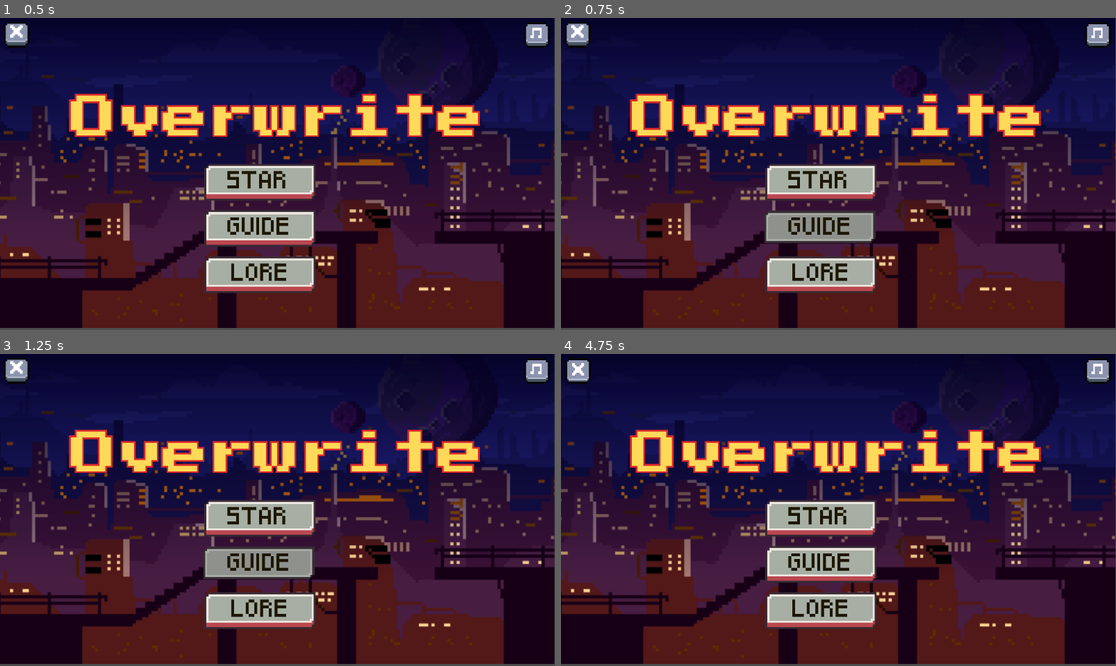
Above: before the commit, frames 1-4 (two rows, left to right).
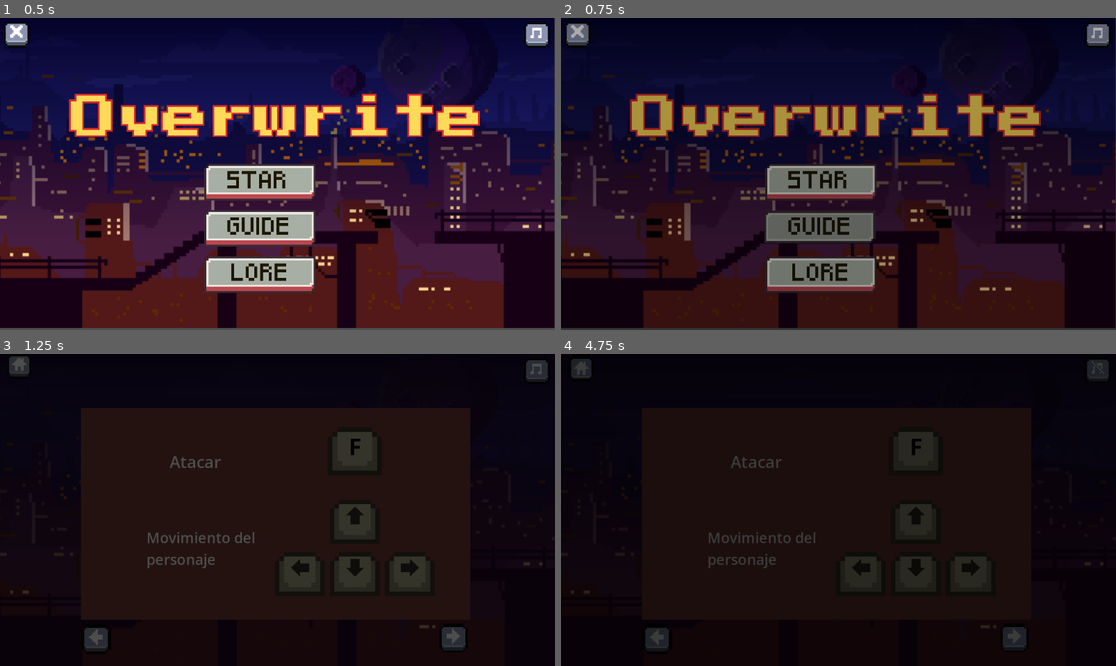
Above: after the commit, the same moments.

Repository: Vaab101007/LabDatos2
Game: Godot game, scene res://inicio/inicio.tscn
Two runs of this game, one before a commit and one after it. Both use one fixed random seed, a clock stepped at 60 frames per second and the inputs below. The project has no main scene, so this scene is started directly.
Inputs (mouse positions are in pixels of both pictures, inside the frame that each line leads up to):
- Up to frame 1 (0.5 s): no input
- Up to frame 2 (0.75 s): click (821, 233) at 0.5 s
- Up to frame 3 (1.25 s): no input
- Up to frame 4 (4.75 s): click (1016, 637) at 1.27 s; click (655, 641) at 2.02 s; click (1099, 369) at 2.75 s; click (821, 616) at 3.52 s; click (588, 366) at 4.27 s

Frame 1 is identical in both runs. In frame 2, 36% of the frame differs, in the area x 0-100%, y 1-100%; in frame 3, 89%; in frame 4, 90%, in the area x 0-100%, y 0-100%.
Error before the commit: Parse Error: Identifier "AudioManager" not declared in the current scope. (res://inicio/inicio.gd:4)

Commit message:
inicio

Diff:
--- /dev/null
+++ b/SceneTransitions.tscn
@@ -0,0 +1,3 @@
+[gd_scene format=3 uid="uid://cu5nyrqpmaib3"]
+
+[node name="SceneTransitions" type="Node"]
--- /dev/null
+++ b/Transicion.tscn
@@ -0,0 +1,3 @@
+[gd_scene format=3 uid="uid://lsmwb4otabub"]
+
+[node name="Transicion" type="Node2D"]
--- /dev/null
+++ b/default_bus_layout.tres
@@ -0,0 +1,15 @@
+[gd_resource type="AudioBusLayout" format=3 uid="uid://dndlx8xn0qpc"]
+
+[resource]
+bus/1/name = &"music"
+bus/1/solo = false
+bus/1/mute = false
+bus/1/bypass_fx = false
+bus/1/volume_db = -3.11736
+bus/1/send = &"Master"
+bus/2/name = &"sfx"
+bus/2/solo = false
+bus/2/mute = false
+bus/2/bypass_fx = false
+bus/2/volume_db = -1.91699
+bus/2/send = &"Master"
--- /dev/null
+++ b/inicio/SceneTransitions.tscn
@@ -0,0 +1,60 @@
+[gd_scene load_steps=5 format=3 uid="uid://b6uj4rxxv74"]
+
+[ext_resource type="Script" uid="uid://cq5w3ulyqvb4u" path="res://inicio/scene_transitions.gd" id="1_48i5i"]
+
+[sub_resource type="Animation" id="Animation_pxn7j"]
+resource_name = "RESET"
+length = 0.001
+tracks/0/type = "value"
+tracks/0/imported = false
+tracks/0/enabled = true
+tracks/0/path = NodePath("dissolve_rect:modulate")
+tracks/0/interp = 1
+tracks/0/loop_wrap = true
+tracks/0/keys = {
+"times": PackedFloat32Array(0),
+"transitions": PackedFloat32Array(1),
+"update": 0,
+"values": [Color(1, 1, 1, 0)]
+}
+
+[sub_resource type="Animation" id="Animation_hnc1x"]
+resource_name = "dissolve"
+length = 0.5
+tracks/0/type = "value"
+tracks/0/imported = false
+tracks/0/enabled = true
+tracks/0/path = NodePath("dissolve_rect:modulate")
+tracks/0/interp = 1
+tracks/0/loop_wrap = true
+tracks/0/keys = {
+"times": PackedFloat32Array(0, 0.5),
+"transitions": PackedFloat32Array(1, 1),
+"update": 0,
+"values": [Color(1, 1, 1, 0), Color(0, 0, 0, 1)]
+}
+
+[sub_resource type="AnimationLibrary" id="AnimationLibrary_5xmt4"]
+_data = {
+&"RESET": SubResource("Animation_pxn7j"),
+&"dissolve": SubResource("Animation_hnc1x")
+}
+
+[node name="SceneTransitions" type="CanvasLayer"]
+script = ExtResource("1_48i5i")
+
+[node name="dissolve_rect" type="ColorRect" parent="."]
+modulate = Color(1, 1, 1, 0)
+self_modulate = Color(0, 0, 0, 1)
+anchors_preset = 15
+anchor_right = 1.0
+anchor_bottom = 1.0
+grow_horizontal = 2
+grow_vertical = 2
+mouse_filter = 2
+color = Color(0, 0, 0, 1)
+
+[node name="AnimationPlayer" type="AnimationPlayer" parent="."]
+libraries = {
+&"": SubResource("AnimationLibrary_5xmt4")
+}
--- a/inicio/audio/AudioManager.tscn
+++ b/inicio/audio/AudioManager.tscn
@@ -1,17 +1,15 @@
-[gd_scene load_steps=5 format=3 uid="uid://c3nra6ph5iuvp"]
+[gd_scene load_steps=3 format=3 uid="uid://cporf2pf5yvpa"]
 
-[ext_resource type="Script" uid="uid://blk136ojpgias" path="res://inicio/audio/audio_manager.gd" id="1_0v3y5"]
-[ext_resource type="AudioStream" uid="uid://tx18kfay0a66" path="res://inicio/audio/button-305770.mp3" id="1_g4ol6"]
+[ext_resource type="Script" uid="uid://c8hh16i6vs1m5" path="res://inicio/audio/audio_manager.gd" id="1_sn2ix"]
 [ext_resource type="AudioStream" uid="uid://cgq4ewor7uwi5" path="res://inicio/audio/Aylex - Face The Future (freetouse.com).mp3" id="2_0v3y5"]
 
-[sub_resource type="GDScript" id="GDScript_oa57o"]
-
 [node name="AudioManager" type="Node2D"]
-script = ExtResource("1_0v3y5")
-
-[node name="SFXPlayer" type="AudioStreamPlayer" parent="."]
-stream = ExtResource("1_g4ol6")
+script = ExtResource("1_sn2ix")
 
 [node name="Music" type="AudioStreamPlayer" parent="."]
 stream = ExtResource("2_0v3y5")
-script = SubResource("GDScript_oa57o")
+autoplay = true
+bus = &"music"
+
+[node name="SFXPlayer" type="AudioStreamPlayer" parent="."]
+bus = &"sfx"
--- /dev/null
+++ b/inicio/buttons/atrasButton.tres
@@ -0,0 +1,7 @@
+[gd_resource type="AtlasTexture" load_steps=2 format=3 uid="uid://cnb28n6ptqrsp"]
+
+[ext_resource type="Texture2D" uid="uid://6sjufil20bqv" path="res://inicio/image/Gray_Buttons_Pixel.png" id="1_11pap"]
+
+[resource]
+atlas = ExtResource("1_11pap")
+region = Rect2(207.494, -2.21511, 17.5759, 19.2176)
--- /dev/null
+++ b/inicio/buttons/atrasPressButton.tres
@@ -0,0 +1,7 @@
+[gd_resource type="AtlasTexture" load_steps=2 format=3 uid="uid://b78l0b3x6dnqr"]
+
+[ext_resource type="Texture2D" uid="uid://6sjufil20bqv" path="res://inicio/image/Gray_Buttons_Pixel.png" id="1_wdse5"]
+
+[resource]
+atlas = ExtResource("1_wdse5")
+region = Rect2(47.9669, -0.812079, 16.8504, 17.7613)
--- /dev/null
+++ b/inicio/buttons/flecha1.tres
@@ -0,0 +1,7 @@
+[gd_resource type="AtlasTexture" load_steps=2 format=3 uid="uid://bttb5a51g32u0"]
+
+[ext_resource type="Texture2D" uid="uid://6sjufil20bqv" path="res://inicio/image/Gray_Buttons_Pixel.png" id="1_6sorx"]
+
+[resource]
+atlas = ExtResource("1_6sorx")
+region = Rect2(95.6494, -0.924802, 17.9095, 17.8217)
--- /dev/null
+++ b/inicio/buttons/flecha1press.tres
@@ -0,0 +1,7 @@
+[gd_resource type="AtlasTexture" load_steps=2 format=3 uid="uid://bjcu2g1i17j02"]
+
+[ext_resource type="Texture2D" uid="uid://6sjufil20bqv" path="res://inicio/image/Gray_Buttons_Pixel.png" id="1_dspio"]
+
+[resource]
+atlas = ExtResource("1_dspio")
+region = Rect2(95.6122, 0.058568, 17.0316, 16.5926)
--- /dev/null
+++ b/inicio/buttons/flecha2.tres
@@ -0,0 +1,7 @@
+[gd_resource type="AtlasTexture" load_steps=2 format=3 uid="uid://gecmanh6q7vl"]
+
+[ext_resource type="Texture2D" uid="uid://6sjufil20bqv" path="res://inicio/image/Gray_Buttons_Pixel.png" id="1_ad3le"]
+
+[resource]
+atlas = ExtResource("1_ad3le")
+region = Rect2(79.0868, -1.50222, 18.6426, 18.0294)
--- /dev/null
+++ b/inicio/buttons/flecha2press.tres
@@ -0,0 +1,7 @@
+[gd_resource type="AtlasTexture" load_steps=2 format=3 uid="uid://4xtu8y4vfq6t"]
+
+[ext_resource type="Texture2D" uid="uid://6sjufil20bqv" path="res://inicio/image/Gray_Buttons_Pixel.png" id="1_x5vmq"]
+
+[resource]
+atlas = ExtResource("1_x5vmq")
+region = Rect2(239.054, -1.02874, 18.5958, 17.6381)
--- /dev/null
+++ b/inicio/guide.tscn
@@ -0,0 +1,117 @@
+[gd_scene load_steps=14 format=3 uid="uid://syml82g5vinx"]
+
+[ext_resource type="Script" uid="uid://nsb4x8slipan" path="res://inicio/scripts/guide.gd" id="1_7otfl"]
+[ext_resource type="Texture2D" uid="uid://drwvedr4q2k2r" path="res://inicio/image/2.png" id="1_luty5"]
+[ext_resource type="Texture2D" uid="uid://b61vhtpnba2pc" path="res://inicio/image/4.png" id="2_y6rs7"]
+[ext_resource type="Texture2D" uid="uid://bttb5a51g32u0" path="res://inicio/buttons/flecha1.tres" id="3_7otfl"]
+[ext_resource type="Texture2D" uid="uid://bjcu2g1i17j02" path="res://inicio/buttons/flecha1press.tres" id="4_en21w"]
+[ext_resource type="Texture2D" uid="uid://gecmanh6q7vl" path="res://inicio/buttons/flecha2.tres" id="5_qcwdr"]
+[ext_resource type="Texture2D" uid="uid://4xtu8y4vfq6t" path="res://inicio/buttons/flecha2press.tres" id="6_7q4e7"]
+[ext_resource type="Texture2D" uid="uid://d4ni14x8nl2n" path="res://inicio/buttons/musicaButton.tres" id="8_o4e8y"]
+[ext_resource type="Script" uid="uid://d4jgkqfp5ly5q" path="res://inicio/musica_button.gd" id="9_of72q"]
+[ext_resource type="Texture2D" uid="uid://cnb28n6ptqrsp" path="res://inicio/buttons/atrasButton.tres" id="10_risc7"]
+[ext_resource type="Texture2D" uid="uid://b78l0b3x6dnqr" path="res://inicio/buttons/atrasPressButton.tres" id="11_ga0hu"]
+[ext_resource type="Script" uid="uid://duww8cqcmif17" path="res://inicio/menu_button.gd" id="12_54rfk"]
+
+[sub_resource type="StyleBoxTexture" id="StyleBoxTexture_0s7am"]
+texture = ExtResource("1_luty5")
+
+[node name="Guide" type="Node2D"]
+script = ExtResource("1_7otfl")
+
+[node name="Panel" type="Panel" parent="."]
+offset_right = 1153.0
+offset_bottom = 648.0
+theme_override_styles/panel = SubResource("StyleBoxTexture_0s7am")
+
+[node name="SlideImage" type="TextureRect" parent="."]
+offset_left = 168.0
+offset_top = 112.0
+offset_right = 976.0
+offset_bottom = 552.0
+texture = ExtResource("2_y6rs7")
+expand_mode = 1
+
+[node name="Flecha1Button" type="TextureButton" parent="."]
+offset_left = 168.0
+offset_top = 560.0
+offset_right = 186.0
+offset_bottom = 579.0
+scale = Vector2(3.5, 3.5)
+texture_normal = ExtResource("5_qcwdr")
+texture_pressed = ExtResource("6_7q4e7")
+texture_hover = ExtResource("6_7q4e7")
+
+[node name="FlechaButton" type="TextureButton" parent="."]
+offset_left = 912.0
+offset_top = 560.0
+offset_right = 929.0
+offset_bottom = 577.0
+scale = Vector2(3.5, 3.5)
+texture_normal = ExtResource("3_7otfl")
+texture_pressed = ExtResource("4_en21w")
+texture_hover = ExtResource("4_en21w")
+
+[node name="Label2" type="Label" parent="."]
+visible = false
+offset_left = 304.0
+offset_top = 360.0
+offset_right = 568.0
+offset_bottom = 447.0
+theme_override_font_sizes/font_size = 30
+text = "Movimiento del personaje"
+autowrap_mode = 2
+justification_flags = 162
+
+[node name="Label" type="Label" parent="."]
+visible = false
+offset_left = 352.0
+offset_top = 200.0
+offset_right = 459.0
+offset_bottom = 247.0
+theme_override_font_sizes/font_size = 34
+text = "Atacar"
+
+[node name="Label4" type="Label" parent="."]
+visible = false
+offset_left = 344.0
+offset_top = 432.0
+offset_right = 438.0
+offset_bottom = 474.0
+theme_override_font_sizes/font_size = 30
+text = "Atacar"
+
+[node name="Label3" type="Label" parent="."]
+visible = false
+offset_left = 272.0
+offset_top = 216.0
+offset_right = 512.0
+offset_bottom = 303.0
+theme_override_font_sizes/font_size = 30
+text = "Movimiento del personaje"
+autowrap_mode = 2
+justification_flags = 171
+
+[node name="musicaButton" type="TextureButton" parent="."]
+offset_left = 1088.0
+offset_top = 8.0
+offset_right = 1105.0
+offset_bottom = 25.0
+scale = Vector2(3.2, 3.2)
+texture_normal = ExtResource("8_o4e8y")
+script = ExtResource("9_of72q")
+
+[node name="inicioButton" type="TextureButton" parent="."]
+offset_left = 16.0
+offset_right = 40.0
+offset_bottom = 19.0
+scale = Vector2(3, 3)
+texture_normal = ExtResource("11_ga0hu")
+texture_pressed = ExtResource("10_risc7")
+texture_hover = ExtResource("10_risc7")
+script = ExtResource("12_54rfk")
+
+[connection signal="pressed" from="Flecha1Button" to="." method="_on_flecha_1_button_pressed"]
+[connection signal="pressed" from="FlechaButton" to="." method="_on_flecha_button_pressed"]
+[connection signal="pressed" from="musicaButton" to="musicaButton" method="_on_pressed"]
+[connection signal="pressed" from="inicioButton" to="inicioButton" method="_on_pressed"]
--- a/inicio/inicio.gd
+++ /dev/null
@@ -1,6 +0,0 @@
-extends Node2D
-
-func _on_exit_button_pressed() -> void:
-	AudioManager.SFXPlayer.stream = preload("res://inicio/audio/button-305770.mp3")
-	AudioManager.SFXPlayer.play()
-	get_tree().quit()
--- a/inicio/inicio.tscn
+++ b/inicio/inicio.tscn
@@ -1,6 +1,6 @@
-[gd_scene load_steps=13 format=3 uid="uid://dbpb17mi6121k"]
+[gd_scene load_steps=12 format=3 uid="uid://dbpb17mi6121k"]
 
-[ext_resource type="Script" uid="uid://m0orkt4o1mv" path="res://inicio/inicio.gd" id="1_1gddd"]
+[ext_resource type="Script" uid="uid://m0orkt4o1mv" path="res://inicio/scripts/inicio.gd" id="1_1gddd"]
 [ext_resource type="Texture2D" uid="uid://dxrwauthv1m1j" path="res://inicio/image/FONDO1.png" id="1_02dlf"]
 [ext_resource type="Texture2D" uid="uid://cxty42ago4c0c" path="res://inicio/buttons/button.tres" id="2_02dlf"]
 [ext_resource type="Texture2D" uid="uid://qhc5c5va7xqh" path="res://inicio/buttons/buttonPress.tres" id="3_0nqds"]
@@ -8,8 +8,7 @@
 [ext_resource type="FontFile" uid="uid://b5lt21bsvyn6v" path="res://assets/Fonts/Pixeled.ttf" id="5_02dlf"]
 [ext_resource type="Texture2D" uid="uid://wy5nme2tt1vd" path="res://inicio/buttons/exitButton.tres" id="6_0nqds"]
 [ext_resource type="Texture2D" uid="uid://d4ni14x8nl2n" path="res://inicio/buttons/musicaButton.tres" id="6_m12qu"]
-[ext_resource type="Texture2D" uid="uid://c8t8ou0mlur1y" path="res://inicio/buttons/musicaButtonPress.tres" id="7_1gddd"]
-[ext_resource type="Texture2D" uid="uid://c2x2jrh3tp3r3" path="res://inicio/buttons/musicaButtonS.tres" id="8_44otc"]
+[ext_resource type="Script" uid="uid://d4jgkqfp5ly5q" path="res://inicio/musica_button.gd" id="10_44otc"]
 [ext_resource type="Texture2D" uid="uid://i6xux8ncq63h" path="res://inicio/buttons/exitButtonPress.tres" id="10_cprgw"]
 
 [sub_resource type="StyleBoxTexture" id="StyleBoxTexture_ac0f8"]
@@ -91,8 +90,7 @@
 offset_bottom = 25.0
 scale = Vector2(3.2, 3.2)
 texture_normal = ExtResource("6_m12qu")
-texture_pressed = ExtResource("7_1gddd")
-texture_hover = ExtResource("8_44otc")
+script = ExtResource("10_44otc")
 
 [node name="exitButton" type="TextureButton" parent="."]
 offset_left = 8.0
@@ -104,4 +102,7 @@
 texture_pressed = ExtResource("6_0nqds")
 texture_hover = ExtResource("10_cprgw")
 
+[connection signal="pressed" from="guideButton" to="." method="_on_guide_button_pressed"]
+[connection signal="pressed" from="loreButton" to="." method="_on_lore_button_pressed"]
+[connection signal="pressed" from="musicaButton" to="musicaButton" method="_on_pressed"]
 [connection signal="pressed" from="exitButton" to="." method="_on_exit_button_pressed"]
--- /dev/null
+++ b/inicio/lore.gd
@@ -0,0 +1,63 @@
+extends Node2D
+
+var slides = [
+	preload("res://inicio/image/lore1 (2).png"),
+	preload("res://inicio/image/loore2.jpg"),
+	preload("res://inicio/image/loore3.jpg"),
+	preload("res://inicio/image/fondo33.png")
+]
+
+var current_slide = 0
+
+# Todos los labels en la escena
+var all_labels = []
+
+# Diccionario que asigna qué labels mostrar en cada slide
+var slide_labels = {}
+
+func _ready() -> void:
+	# Inicializamos las referencias de labels
+	all_labels = [$Label, $Label2, $Label3, $Label4]
+
+	# Mapeamos los slides con sus respectivos labels
+	slide_labels = {
+		0: [$Label],
+		1: [$Label2],
+		2: [$Label3],
+		3: [$Label4]
+	}
+
+	show_slide()
+
+func show_slide() -> void:
+	$SlideImage.texture = slides[current_slide]
+
+	# Ocultamos todos los labels
+	for label in all_labels:
+		if label:
+			label.visible = false
+
+	# Mostramos los labels que correspondan al slide actual
+	if slide_labels.has(current_slide):
+		for label in slide_labels[current_slide]:
+			if label:
+				label.visible = true
+
+	# Botones de navegación
+	$atrasButton.disabled = current_slide == 0
+	$siguienteButton.disabled = current_slide == slides.size() - 1
+
+func _on_atras_button_pressed() -> void:
+	if current_slide > 0:
+		current_slide -= 1
+		show_slide()
+	AudioManager.SFXPlayer.stream = preload("res://inicio/audio/button-305770.mp3")
+	AudioManager.SFXPlayer.play()
+
+
+func _on_siguiente_button_pressed() -> void:
+	if current_slide < slides.size() - 1:
+		current_slide += 1
+		show_slide()
+		AudioManager.SFXPlayer.stream = preload("res://inicio/audio/button-305770.mp3")
+		AudioManager.SFXPlayer.play()
--- /dev/null
+++ b/inicio/lore.tscn
@@ -0,0 +1,147 @@
+[gd_scene load_steps=15 format=3 uid="uid://ic26vfunc5bb"]
+
+[ext_resource type="Texture2D" uid="uid://drwvedr4q2k2r" path="res://inicio/image/2.png" id="1_pxg24"]
+[ext_resource type="Script" uid="uid://bot2dq5adg7po" path="res://inicio/lore.gd" id="1_tgsql"]
+[ext_resource type="Texture2D" uid="uid://d4ni14x8nl2n" path="res://inicio/buttons/musicaButton.tres" id="3_rgqbw"]
+[ext_resource type="Script" uid="uid://d4jgkqfp5ly5q" path="res://inicio/musica_button.gd" id="4_mynrg"]
+[ext_resource type="Texture2D" uid="uid://b78l0b3x6dnqr" path="res://inicio/buttons/atrasPressButton.tres" id="5_jfdlr"]
+[ext_resource type="Texture2D" uid="uid://cnb28n6ptqrsp" path="res://inicio/buttons/atrasButton.tres" id="6_0iogu"]
+[ext_resource type="Script" uid="uid://duww8cqcmif17" path="res://inicio/menu_button.gd" id="7_plh4s"]
+[ext_resource type="Texture2D" uid="uid://b1na3wbyq28vk" path="res://inicio/image/lore1 (2).png" id="8_ubu3m"]
+[ext_resource type="Texture2D" uid="uid://gecmanh6q7vl" path="res://inicio/buttons/flecha2.tres" id="9_cimh5"]
+[ext_resource type="Texture2D" uid="uid://4xtu8y4vfq6t" path="res://inicio/buttons/flecha2press.tres" id="10_eqfw3"]
+[ext_resource type="Texture2D" uid="uid://bttb5a51g32u0" path="res://inicio/buttons/flecha1.tres" id="11_tiqyp"]
+[ext_resource type="Texture2D" uid="uid://bjcu2g1i17j02" path="res://inicio/buttons/flecha1press.tres" id="12_7av63"]
+[ext_resource type="FontFile" uid="uid://burss8ctm11ik" path="res://assets/Fonts/ComicHelvetic_Medium.otf" id="13_t5mc4"]
+
+[sub_resource type="StyleBoxTexture" id="StyleBoxTexture_08yu1"]
+texture = ExtResource("1_pxg24")
+
+[node name="Lore" type="Node2D"]
+script = ExtResource("1_tgsql")
+
+[node name="Panel" type="Panel" parent="."]
+offset_right = 1154.0
+offset_bottom = 647.0
+theme_override_styles/panel = SubResource("StyleBoxTexture_08yu1")
+
+[node name="musicaButton" type="TextureButton" parent="."]
+offset_left = 1080.0
+offset_top = 8.0
+offset_right = 1097.0
+offset_bottom = 25.0
+scale = Vector2(3.2, 3.2)
+texture_normal = ExtResource("3_rgqbw")
+script = ExtResource("4_mynrg")
+
+[node name="inicioButton" type="TextureButton" parent="."]
+offset_left = 24.0
+offset_top = 8.0
+offset_right = 48.0
+offset_bottom = 27.0
+scale = Vector2(3, 3)
+texture_normal = ExtResource("5_jfdlr")
+texture_pressed = ExtResource("6_0iogu")
+texture_hover = ExtResource("6_0iogu")
+script = ExtResource("7_plh4s")
+
+[node name="SlideImage" type="TextureRect" parent="."]
+offset_left = 144.0
+offset_top = 64.0
+offset_right = 1008.0
+offset_bottom = 552.0
+texture = ExtResource("8_ubu3m")
+expand_mode = 1
+
+[node name="atrasButton" type="TextureButton" parent="."]
+offset_left = 168.0
+offset_top = 560.0
+offset_right = 186.0
+offset_bottom = 579.0
+scale = Vector2(3.5, 3.5)
+texture_normal = ExtResource("9_cimh5")
+texture_pressed = ExtResource("10_eqfw3")
+texture_hover = ExtResource("10_eqfw3")
+
+[node name="siguienteButton" type="TextureButton" parent="."]
+offset_left = 920.0
+offset_top = 560.0
+offset_right = 937.0
+offset_bottom = 577.0
+scale = Vector2(3.5, 3.5)
+texture_normal = ExtResource("11_tiqyp")
+texture_pressed = ExtResource("12_7av63")
+texture_hover = ExtResource("12_7av63")
+
+[node name="Label" type="Label" parent="."]
+visible = false
+offset_left = 272.0
+offset_top = 432.0
+offset_right = 888.0
+offset_bottom = 564.0
+theme_override_colors/font_color = Color(1, 0.727, 0.09, 1)
+theme_override_colors/font_shadow_color = Color(0, 0, 0, 1)
+theme_override_colors/font_outline_color = Color(0, 0, 0, 1)
+theme_override_fonts/font = ExtResource("13_t5mc4")
+theme_override_font_sizes/font_size = 30
+text = "Bella, la guardiana de la verdad
+“Nací para proteger la verdad. Pero incluso la verdad puede corromperse.”"
+horizontal_alignment = 1
+autowrap_mode = 2
+justification_flags = 171
+
+[node name="Label2" type="Label" parent="."]
+visible = false
+offset_left = 272.0
+offset_top = 432.0
+offset_right = 888.0
+offset_bottom = 564.0
+theme_override_colors/font_color = Color(1, 0.727, 0.09, 1)
+theme_override_colors/font_shadow_color = Color(0, 0, 0, 1)
+theme_override_colors/font_outline_color = Color(0, 0, 0, 1)
+theme_override_fonts/font = ExtResource("13_t5mc4")
+theme_override_font_sizes/font_size = 30
+text = "El surgimiento de EVA
+“De mi código nació una sombra… y aprendió a odiar.”"
+horizontal_alignment = 1
+autowrap_mode = 2
+justification_flags = 171
+
+[node name="Label3" type="Label" parent="."]
+visible = false
+offset_left = 248.0
+offset_top = 128.0
+offset_right = 864.0
+offset_bottom = 564.0
+theme_override_colors/font_color = Color(1, 0.727, 0.09, 1)
+theme_override_colors/font_shadow_color = Color(0, 0, 0, 1)
+theme_override_colors/font_outline_color = Color(0, 0, 0, 1)
+theme_override_fonts/font = ExtResource("13_t5mc4")
+theme_override_font_sizes/font_size = 30
+text = "El árbol digital
+“Dentro de mí crece el caos. Solo una podrá sobrevivir.”"
+horizontal_alignment = 1
+autowrap_mode = 2
+justification_flags = 171
+
+[node name="Label4" type="Label" parent="."]
+visible = false
+offset_left = 256.0
+offset_top = 168.0
+offset_right = 872.0
+offset_bottom = 464.0
+theme_override_colors/font_color = Color(1, 0.727, 0.09, 1)
+theme_override_colors/font_shadow_color = Color(0, 0, 0, 1)
+theme_override_colors/font_outline_color = Color(0, 0, 0, 1)
+theme_override_fonts/font = ExtResource("13_t5mc4")
+theme_override_font_sizes/font_size = 30
+text = "OBJETIVO:
+Debes salvar la red de un virus llamado EVA, restaurando nodos comprometidos, cerrando brechas de seguridad y recuperando fragmentos de conciencia, enfrentando desafíos de ciberseguridad que ponen a prueba tus habilidades. Si fallas, la información se perderá para siempre."
+horizontal_alignment = 1
+autowrap_mode = 2
+justification_flags = 171
+
+[connection signal="pressed" from="musicaButton" to="musicaButton" method="_on_pressed"]
+[connection signal="pressed" from="inicioButton" to="inicioButton" method="_on_pressed"]
+[connection signal="pressed" from="atrasButton" to="." method="_on_atras_button_pressed"]
+[connection signal="pressed" from="siguienteButton" to="." method="_on_siguiente_button_pressed"]
--- /dev/null
+++ b/inicio/menu_button.gd
@@ -0,0 +1,6 @@
+extends TextureButton
+
+func _on_pressed() -> void:
+	AudioManager.SFXPlayer.stream = preload("res://inicio/audio/button-305770.mp3")
+	AudioManager.SFXPlayer.play()
+	SceneTransitions.change_scene_to_file("res://inicio/inicio.tscn")
--- /dev/null
+++ b/inicio/musica_button.gd
@@ -0,0 +1,19 @@
+extends TextureButton
+
+const ICON_SOUND_ON = preload("res://inicio/buttons/musicaButton.tres")
+const ICON_SOUND_OFF = preload("res://inicio/buttons/musicaButtonPress.tres")
+
+func _ready():
+	update_icon()
+	connect("pressed", Callable(self, "_on_pressed"))
+
+
+func _on_pressed() -> void:
+	AudioManager.toggle_music()
+	update_icon()
+
+func update_icon():
+	if AudioManager.music_muted:
+		texture_normal = ICON_SOUND_OFF
+	else:
+		texture_normal = ICON_SOUND_ON
--- /dev/null
+++ b/inicio/scene_transitions.gd
@@ -0,0 +1,10 @@
+extends CanvasLayer
+
+@onready var animation_player = $AnimationPlayer
+@onready var color_rect = $dissolve_rect
+
+func change_scene_to_file(target: String) -> void:
+	$AnimationPlayer.play('dissolve')
+	await $AnimationPlayer.animation_finished
+	$AnimationPlayer.play_backwards('dissolve')
+	get_tree().change_scene_to_file(target)
--- /dev/null
+++ b/inicio/scripts/guide.gd
@@ -0,0 +1,58 @@
+extends Node2D
+
+var slides = [
+	preload("res://inicio/image/4.png"),
+	preload("res://inicio/image/5.png")
+]
+
+var current_slide = 0
+
+# Todos los labels en la escena
+var all_labels = []
+
+# Diccionario que asigna qué labels mostrar en cada slide
+var slide_labels = {}
+
+func _ready() -> void:
+	# Inicializamos las referencias de labels
+	all_labels = [$Label, $Label2, $Label3, $Label4]
+
+	# Mapeamos los slides con sus respectivos labels
+	slide_labels = {
+		0: [$Label, $Label2],
+		1: [$Label3, $Label4],
+	}
+
+	show_slide()
+
+func show_slide() -> void:
+	$SlideImage.texture = slides[current_slide]
+
+	# Ocultamos todos los labels
+	for label in all_labels:
+		if label:
+			label.visible = false
+
+	# Mostramos los labels que correspondan al slide actual
+	if slide_labels.has(current_slide):
+		for label in slide_labels[current_slide]:
+			if label:
+				label.visible = true
+
+	# Botones de navegación
+	$Flecha1Button.disabled = current_slide == 0
+	$FlechaButton.disabled = current_slide == slides.size() - 1
+
+func _on_flecha_button_pressed() -> void:
+	if current_slide < slides.size() - 1:
+		current_slide += 1
+		show_slide()
+	AudioManager.SFXPlayer.stream = preload("res://inicio/audio/button-305770.mp3")
+	AudioManager.SFXPlayer.play()
+
+func _on_flecha_1_button_pressed() -> void:
+	if current_slide > 0:
+		current_slide -= 1
+		show_slide()
+	AudioManager.SFXPlayer.stream = preload("res://inicio/audio/button-305770.mp3")
+	AudioManager.SFXPlayer.play()
--- /dev/null
+++ b/inicio/scripts/inicio.gd
@@ -0,0 +1,18 @@
+extends Node2D
+
+func _on_exit_button_pressed() -> void:
+	AudioManager.SFXPlayer.stream = preload("res://inicio/audio/button-305770.mp3")
+	AudioManager.SFXPlayer.play()
+	get_tree().quit()
+
+
+func _on_guide_button_pressed() -> void:
+	AudioManager.SFXPlayer.stream = preload("res://inicio/audio/button-305770.mp3")
+	AudioManager.SFXPlayer.play()
+	SceneTransitions.change_scene_to_file("res://inicio/guide.tscn")
+
+
+func _on_lore_button_pressed() -> void:
+	AudioManager.SFXPlayer.stream = preload("res://inicio/audio/button-305770.mp3")
+	AudioManager.SFXPlayer.play()
+	SceneTransitions.change_scene_to_file("res://inicio/lore.tscn")
--- a/project.godot
+++ b/project.godot
@@ -14,6 +14,11 @@
 config/features=PackedStringArray("4.4", "Forward Plus")
 config/icon="res://icon.svg"
 
+[autoload]
+
+AudioManager="*res://inicio/audio/AudioManager.tscn"
+SceneTransitions="*res://inicio/SceneTransitions.tscn"
+
 [rendering]
 
 textures/canvas_textures/default_texture_filter=0
Not shown, changed: inicio/audio/audio_manager.gd.uid
Not shown, changed: inicio/audio/button-305770.mp3.import
Binary file added: inicio/image/2.png
Not shown, added: inicio/image/2.png.import
Binary file added: inicio/image/4.png
Not shown, added: inicio/image/4.png.import
Binary file added: inicio/image/5.png
Not shown, added: inicio/image/5.png.import
Binary file added: inicio/image/fondo33.png
Not shown, added: inicio/image/fondo33.png.import
Binary file added: inicio/image/loore2.jpg
Not shown, added: inicio/image/loore2.jpg.import
(and 10 more such lines)
